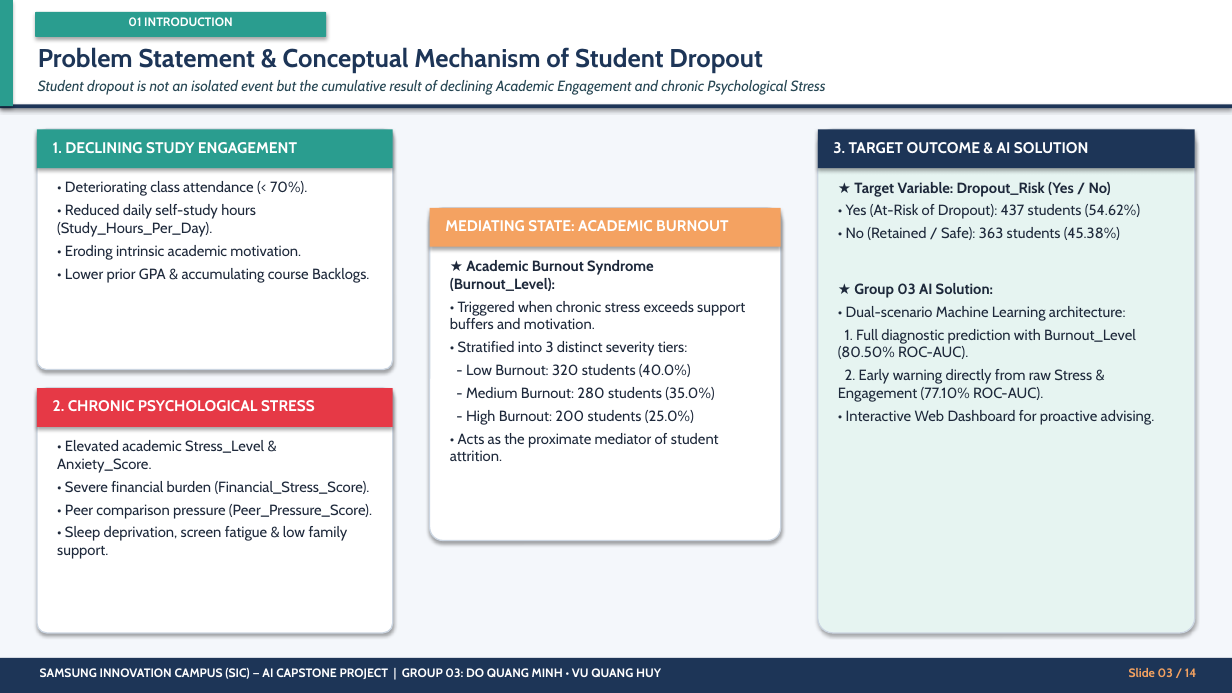
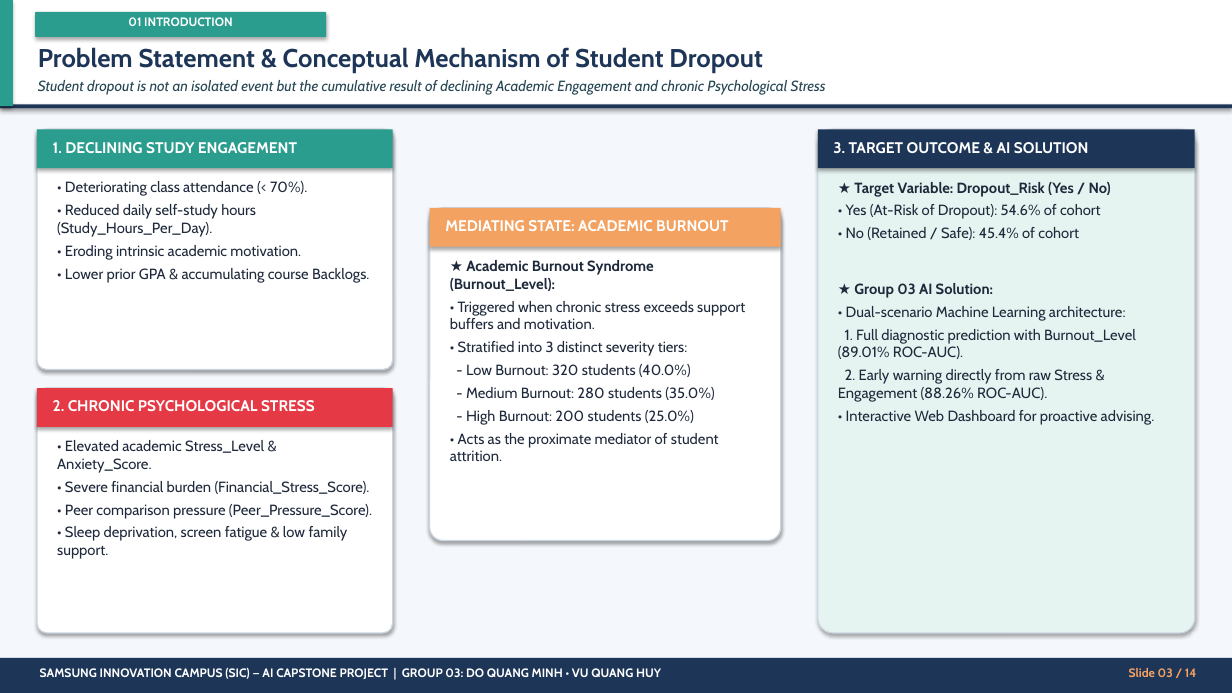
Before and after one commit to mrminh836/Student_Burnout, a slide deck: slide 3 of SIC_Documents_EN/SIC_AI_Capstone Project_Presentation Slide Template.pptx. Drawn at 1232x693 pixels with LibreOffice and Linux fonts; fonts in the diff are those of the drawing. Boxes give left, top, right and bottom in pixels: in the first picture for what was removed or moved away, otherwise in the second. Text is boxed around its words. In the diff, an @@ line names an element or a change of style, - is before the commit and + after.

```diff
--- a/SIC_Documents_EN/SIC_AI_Capstone Project_Presentation Slide Template.pptx
+++ b/SIC_Documents_EN/SIC_AI_Capstone Project_Presentation Slide Template.pptx
@@ text at <box>846,204,1101,240</box>: text changed @@
-• Yes (At-Risk of Dropout): 437 students (54.62%)
-• No (Retained / Safe): 363 students (45.38%)
+• Yes (At-Risk of Dropout): 54.6% of cohort
+• No (Retained / Safe): 45.4% of cohort
@@ text at <box>838,329,1136,402</box>: text changed @@
-1. Full diagnostic prediction with Burnout_Level (80.50% ROC-AUC).
-2. Early warning directly from raw Stress & Engagement (77.10% ROC-AUC).
+1. Full diagnostic prediction with Burnout_Level (89.01% ROC-AUC).
+2. Early warning directly from raw Stress & Engagement (88.26% ROC-AUC).
```
Also in this commit, not shown: 5 other slides changed, 5 other files.
